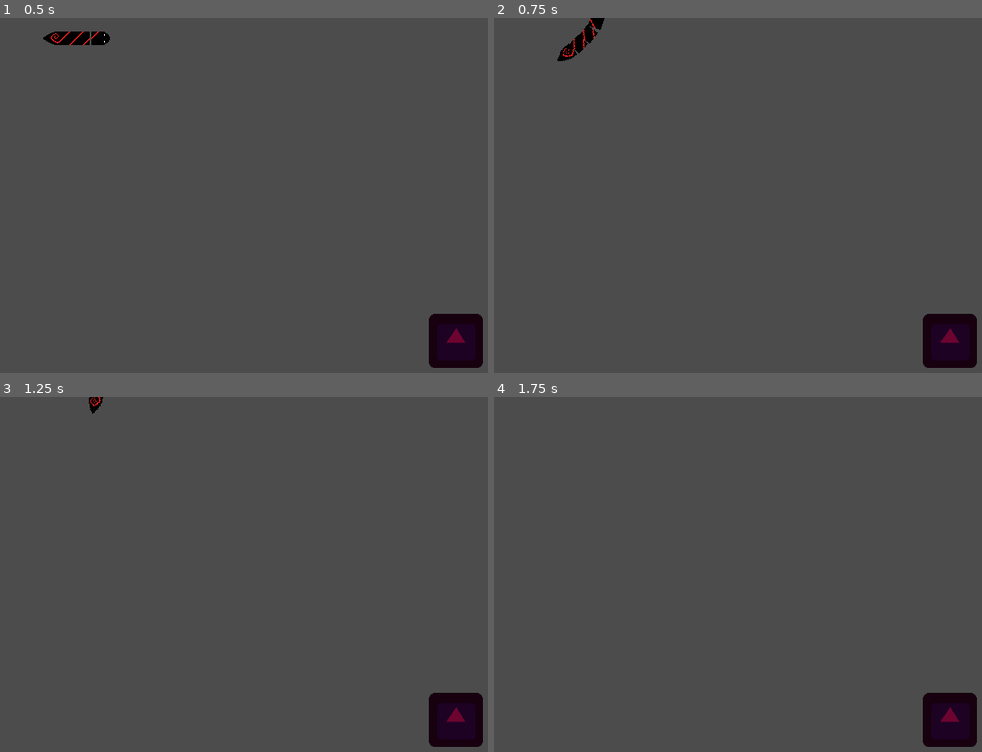
Above: before the commit, frames 1-4 (two rows, left to right).
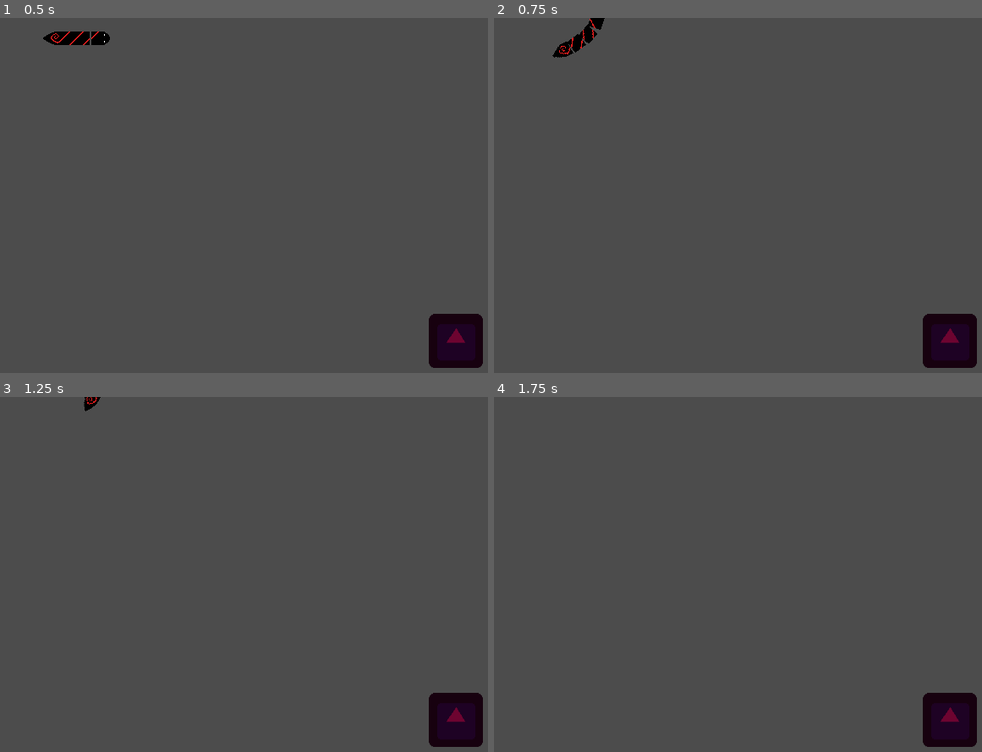
Above: after the commit, the same moments.

Repository: flide/Rats
Game: Godot game, scene res://Scenes/playground.tscn
Two runs of this game, one before a commit and one after it. Both use one fixed random seed, a clock stepped at 60 frames per second and the inputs below. The engine's default icon, where the game draws it, is replaced by a stand-in: a white triangle on a blue panel in a dark square.
Inputs:
- Up to frame 1 (0.5 s): no input
- Up to frame 2 (0.75 s): tap Enter at 0.5 s; hold Up (ui_up) from 0.53 s (still down)
- Up to frame 3 (1.25 s): keep holding Up (ui_up)
- Up to frame 4 (1.75 s): keep holding Up (ui_up)

Frame 1 is identical in both runs. In frame 2, 0.2% of the frame differs, in the area x 11-22%, y 2-13%; in frame 3, 0.1%; in frame 4, nothing differs.

Commit message:
WIP: Add new segment to body when food is eaten

Diff:
--- a/Scenes/Snake.tscn
+++ b/Scenes/Snake.tscn
@@ -7,6 +7,7 @@
 
 [node name="snake" type="Node2D"]
 script = ExtResource( 3 )
+bodySegment = ExtResource( 4 )
 snakeSpeed = 300
 
 [node name="head" parent="." instance=ExtResource( 2 )]
--- a/Scripts/Snake.gd
+++ b/Scripts/Snake.gd
@@ -1,6 +1,8 @@
 extends Node2D
 
 onready var head: KinematicBody2D = $head
+onready var second_last_segment = $body/firstSegment
+onready var last_segment = $body/lastSegment
 onready var tail: RigidBody2D = $tail
 
 export var bodySegment: PackedScene
@@ -9,17 +11,19 @@
 const ROTATION_STEP: int = 90
 var rotating: bool = false
 
-onready var secondLastSegment = $body/firstSegment
-onready var lastSegment = $body/lastSegment
+onready var in_between_segments = Array()
+
+var x_direction = 1
+var y_direction = 0
 
 func _ready():
-	secondLastSegment.snake_init_groove_joint_setup();
-	lastSegment.snake_init_groove_joint_setup();
+	second_last_segment.snake_init_groove_joint_setup();
+	last_segment.snake_init_groove_joint_setup();
 
 func _physics_process(delta):
 
-	var x_direction = sign(velocity.x)
-	var y_direction = sign(velocity.y)
+	x_direction = sign(velocity.x)
+	y_direction = sign(velocity.y)
 	var rotationMultiplier = 0
 
 	if x_direction !=0 and !rotating:
@@ -49,16 +53,26 @@
 
 
 func food_eaten():
-	pass
-	# var new_segment = bodySegment.instance()
-	# var new_groove_joint = GrooveJoint2D.new()
-
-	# $body.add_child(new_segment)
-	# new_segment.add_child(new_groove_joint)
-
-	# new_groove_joint.set_node_a(new_segment.get_path())
-	# new_groove_joint.set_node_b(lastSegment.get_path())
-	# print(secondLastSegment.get_path().get_name(5), '..')
-	# var groove_joint = get_node(secondLastSegment.get_path().get_name()+'/GrooveJoint2D')
-	# secondLastSegment.get_path()
-	# groove_joint.set_node_a(new_segment.get_path())
+	in_between_segments.append(bodySegment.instance())
+	var new_segment = in_between_segments[in_between_segments.size()-1]
+	#second_last_segment.find_node("GrooveJoint2D", true, false).length = 18
+	print("tail current position : ", tail.position)
+	last_segment.find_node("GrooveJoint2D", true, false).length = 18
+	tail.position = Vector2(tail.position.x - (16 * x_direction), tail.position.y - (16 * y_direction))
+	print("tail offset position : ", tail.position)
+	print("last_segment current position : ", last_segment.position)
+	second_last_segment.find_node("GrooveJoint2D", true, false).length = 18
+	last_segment.position = Vector2(last_segment.position.x - (16 * x_direction), last_segment.position.y - (16 * y_direction))
+	last_segment.find_node("GrooveJoint2D", true, false).length = 1
+	print("last_segment offset position : ", last_segment.position)
+	print("new_segment current position : ", new_segment.position)
+	new_segment.position = Vector2(second_last_segment.position.x - (16 * x_direction), second_last_segment.position.y - (16 * y_direction))
+	$body.add_child_below_node(second_last_segment, new_segment)
+	second_last_segment.find_node("GrooveJoint2D", true, false).length = 1
+	print("new_segment offset position : ", new_segment.position)
+	second_last_segment.set_groove_joint_for_body_segment(new_segment.get_path())
+	new_segment.set_groove_joint_for_body_segment(last_segment.get_path())
+	#second_last_segment.find_node("GrooveJoint2D", true, false).length = 1
+	print("second_last_segment : ", second_last_segment.find_node("GrooveJoint2D", true, false).rotation_degrees, second_last_segment.position)
+	print("new_segment : ", new_segment.find_node("GrooveJoint2D", true, false).rotation_degrees, new_segment.position)
+	second_last_segment = new_segment
